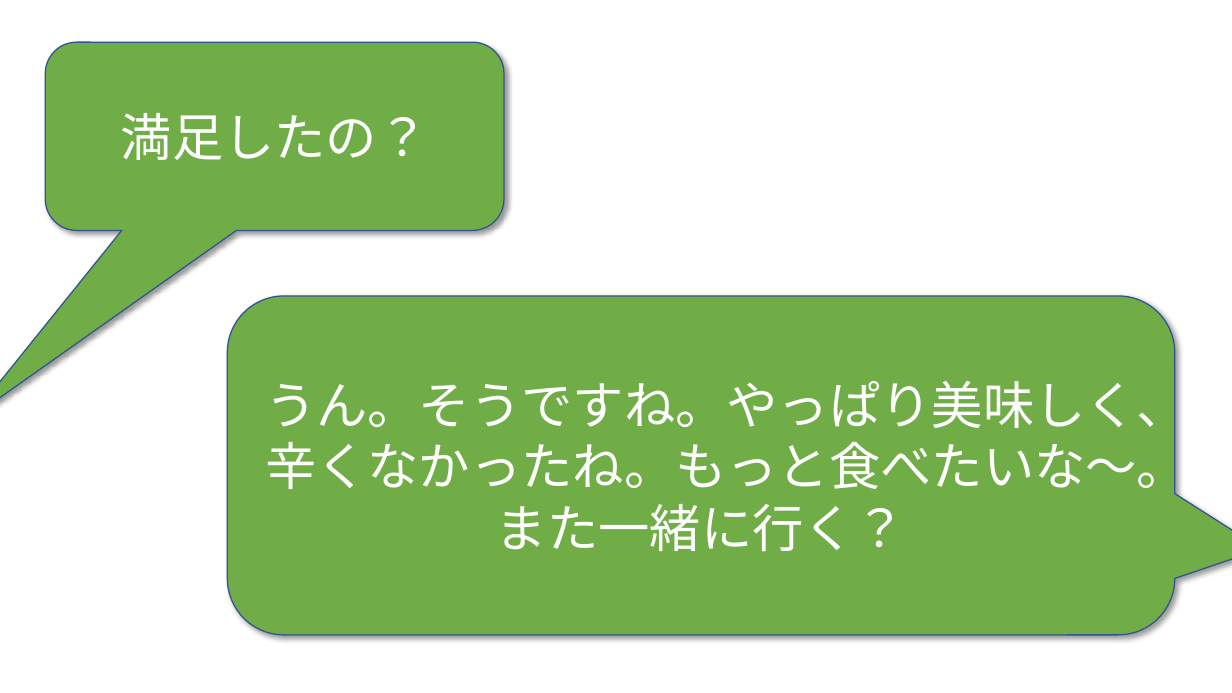
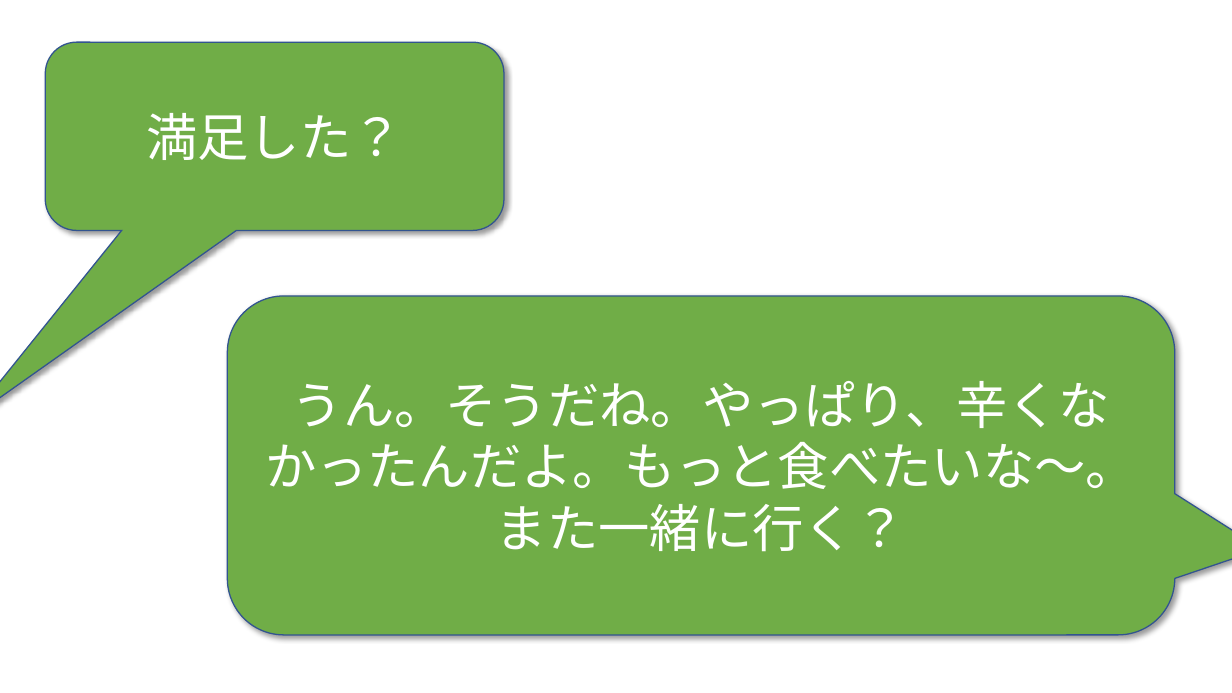
Before and after one commit to phuchung97/phuchung97.github.io, a slide deck: slide 24 of design/story.pptx. Drawn at 1232x693 pixels with LibreOffice and Linux fonts; fonts in the diff are those of the drawing; background and template pictures are left out. Boxes give left, top, right and bottom in pixels: in the first picture for what was removed or moved away, otherwise in the second. Text is boxed around its words. In the diff, an @@ line names an element or a change of style, - is before the commit and + after.

```diff
--- a/design/story.pptx
+++ b/design/story.pptx
@@ text in rounded speech box at bbox=[146, 113, 402, 160]: text changed @@
-満足したの？
+満足した？
@@ text in rounded speech box at bbox=[265, 381, 1137, 552]: text changed @@
-うん。そうですね。やっぱり美味しく、辛くなかったね。もっと食べたいな～。また一緒に行く？
+うん。そうだね。やっぱり、辛くなかったんだよ。もっと食べたいな～。また一緒に行く？
```
Also in this commit, not shown: 16 other slides changed, 24 other files.
